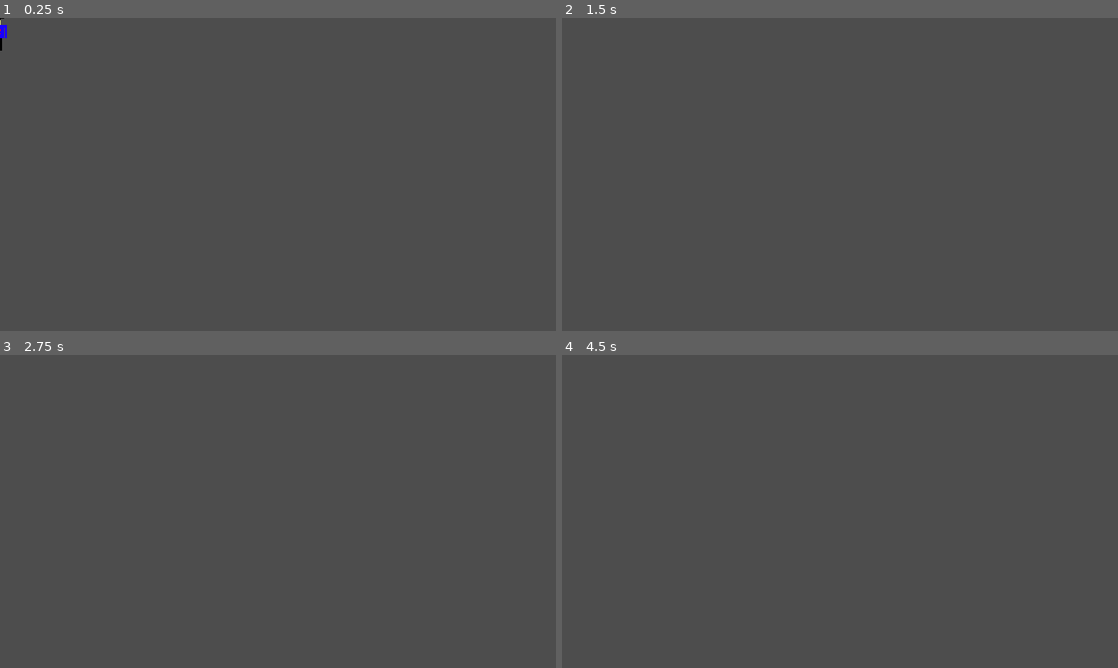
Above: before the commit, frames 1-4 (two rows, left to right).
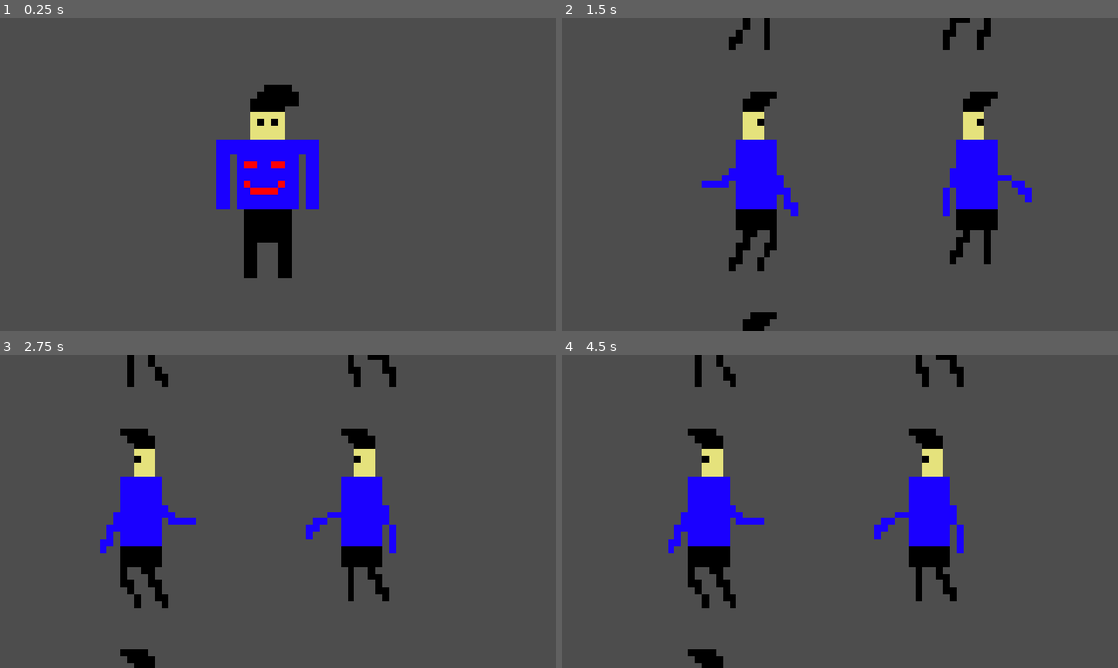
Above: after the commit, the same moments.

Repository: TheAbdullahSaleem/First-project-
Game: Godot game, scene res://scenes/player/character_body_2d.tscn
The game is run twice, just before and just after one commit, with the same random seed, the same clock (stepped at 60 frames per second) and the same inputs.
Inputs (mouse positions are in pixels of both pictures, inside the frame that each line leads up to):
- Up to frame 1 (0.25 s): no input
- Up to frame 2 (1.5 s): move the mouse to (962, 158) at 0.52 s; press the mouse at (962, 158) at 0.53 s; hold D (right) from 0.53 s (still down); tap W (up) at 0.77, 1.07 s; tap E (Interact) at 0.8, 1.35 s; move the mouse to (728, 190) at 1.27 s; release the mouse at (728, 190) at 1.28 s
- Up to frame 3 (2.75 s): tap W (up) at 1.52, 1.55, 1.82, 2.1 s; tap Enter at 2 s; move the mouse to (333, 442) at 2.02 s; release D (right) at 2.03 s; press the mouse at (333, 442) at 2.03 s; hold A (left) from 2.03 s (still down)
- Up to frame 4 (4.5 s): move the mouse to (812, 574) at 2.77 s; release A (left) at 2.78 s; release the mouse at (812, 574) at 2.78 s; hold D (right) 2.78-4.28 s; click (812, 574) at 2.85 s; tap W (up) at 3.02, 3.32, 3.77, 3.8, 4.07 s; tap E (Interact) at 3.05 s; move the mouse to (1006, 558) at 3.52 s; hold E (Interact) 3.53-4.28 s; tap Space at 4.25 s; move the mouse to (673, 464) at 4.27 s; hold A (left) from 4.28 s (still down); click (673, 464) at 4.35 s

The runs differ from the first frame. In frame 1, 6.4% of the frame differs, in the area x 0-58%, y 0-84%; in frame 2, 8.0%; in frame 3, 8.0%; in frame 4, 8.0%, in the area x 19-73%, y 0-100%.

Commit message:
plis fix character

Diff:
--- a/scenes/player/character_body_2d.tscn
+++ b/scenes/player/character_body_2d.tscn
@@ -1,25 +1,65 @@
 [gd_scene format=3 uid="uid://dgh7exavoppb7"]
 
 [ext_resource type="Script" uid="uid://bddsjghddr825" path="res://scripts/Player/character_body_2d.gd" id="1_s25n1"]
-[ext_resource type="Texture2D" uid="uid://da7nieh5p8dbo" path="res://assets/sprites/Player/New Piskel (4).png" id="2_s25n1"]
 [ext_resource type="Script" uid="uid://cbf8nloywouer" path="res://scripts/Player/interaction_zone.gd" id="3_lxlh8"]
+[ext_resource type="Texture2D" uid="uid://da7nieh5p8dbo" path="res://assets/sprites/Player/New Piskel (4).png" id="4_stand"]
+[ext_resource type="Texture2D" uid="uid://bocooaxlb7o2f" path="res://assets/sprites/Player/left animation.png" id="5_left"]
+[ext_resource type="Texture2D" uid="uid://dwi71x15mj0fv" path="res://assets/sprites/Player/right animation.png" id="6_right"]
 
-[sub_resource type="CircleShape2D" id="CircleShape2D_y1q5r"]
-radius = 28.01785
+[sub_resource type="SpriteFrames" id="SpriteFrames_player"]
+animations = [{
+"frames": [{
+"duration": 1.0,
+"texture": ExtResource("5_left")
+}],
+"loop": 1,
+"name": &"left",
+"speed": 8.0
+}, {
+"frames": [{
+"duration": 1.0,
+"texture": ExtResource("6_right")
+}],
+"loop": 1,
+"name": &"right",
+"speed": 8.0
+}, {
+"frames": [{
+"duration": 1.0,
+"texture": ExtResource("4_stand")
+}],
+"loop": 1,
+"name": &"stand",
+"speed": 5.0
+}]
+
+[sub_resource type="RectangleShape2D" id="RectangleShape2D_body"]
+size = Vector2(20, 28)
+
+[sub_resource type="CircleShape2D" id="CircleShape2D_interact"]
+radius = 28.0
 
 [node name="CharacterBody2D" type="CharacterBody2D" unique_id=630034284]
 script = ExtResource("1_s25n1")
 
-[node name="Sprite2D" type="Sprite2D" parent="." unique_id=2024610886]
-scale = Vector2(0.08007812, 0.08300783)
-texture = ExtResource("2_s25n1")
+[node name="AnimatedSprite2D" type="AnimatedSprite2D" parent="." unique_id=2024610886]
+scale = Vector2(0.2, 0.2)
+sprite_frames = SubResource("SpriteFrames_player")
+animation = &"stand"
+autoplay = "stand"
 
-[node name="CollisionPolygon2D" type="CollisionPolygon2D" parent="." unique_id=1592935575]
-polygon = PackedVector2Array(-23, -13, -23, 13, -18, 13, -18, -8, -15, -8, -15, 13, -13, 14, -13, 40, -8, 40, -8, 26, 1, 26, 1, 40, 5, 40, 5, 13, 8, 13, 8, -8, 10, -9, 11, 13, 15, 13, 15, -13, 3, -13, 3, -26, 8, -26, 8, -32, 5, -32, 6, -34, -5, -34, -5, -32, -8, -32, -8, -29, -10, -29, -10, -14)
+[node name="CollisionShape2D" type="CollisionShape2D" parent="." unique_id=1592935575]
+position = Vector2(0, 4)
+shape = SubResource("RectangleShape2D_body")
+
+[node name="Camera2D" type="Camera2D" parent="." unique_id=1143062197]
+zoom = Vector2(2.23, 2.23)
+position_smoothing_enabled = true
+position_smoothing_speed = 10.0
 
 [node name="Area2D" type="Area2D" parent="." unique_id=44242876]
 script = ExtResource("3_lxlh8")
 
 [node name="CollisionShape2D" type="CollisionShape2D" parent="Area2D" unique_id=360432931]
-position = Vector2(-4, 13)
-shape = SubResource("CircleShape2D_y1q5r")
+position = Vector2(0, 8)
+shape = SubResource("CircleShape2D_interact")
--- a/scenes/world/World.tscn
+++ b/scenes/world/World.tscn
@@ -46,7 +46,7 @@
 position = Vector2(41, -23)
 scale = Vector2(0.58, 0.58)
 
-[node name="Camera2D" type="Camera2D" parent="CharacterBody2D" unique_id=598941493]
+[node name="Camera2D2" type="Camera2D" parent="CharacterBody2D" unique_id=598941493]
 zoom = Vector2(3, 3)
 limit_left = -180
 limit_top = -250
--- a/scripts/Player/character_body_2d.gd
+++ b/scripts/Player/character_body_2d.gd
@@ -1,9 +1,10 @@
 extends CharacterBody2D
-var i_eat = "True"
+
 var interactable_in_range = null
 
 const SPEED = 300.0
-const JUMP_VELOCITY = -400.0
+
+@onready var anim = $AnimatedSprite2D
 
 func _ready() -> void:
 	if not $Area2D.area_entered.is_connected(_on_area_2d_area_entered):
@@ -12,36 +13,32 @@
 		$Area2D.area_exited.connect(_on_area_2d_area_exited)
 
 func _physics_process(delta: float) -> void:
-	velocity += get_gravity() * delta
+	var direction := Input.get_axis("left", "right")
 
-	# Handle jump.
-	if Input.is_action_just_pressed("up") and is_on_floor():
-		velocity.y = JUMP_VELOCITY
-
-	# Get the input direction and handle the movement/deceleration.
-	# As good practice, you should replace UI actions with custom gameplay actions.
-	var direction := Input.get_axis("left", "right")
 	if direction:
 		velocity.x = direction * SPEED
 	else:
 		velocity.x = move_toward(velocity.x, 0, SPEED)
 
 	move_and_slide()
+	_update_animation(direction)
 
+func _update_animation(direction: float) -> void:
+	if direction > 0:
+		anim.play("right")
+	elif direction < 0:
+		anim.play("left")
+	else:
+		anim.play("stand")
 
 func _on_area_2d_area_entered(area: Area2D) -> void:
-	# check if area is interactable
 	if area is Interactable:
-		# if there was alredy an interabtable area in range hide its prompt
 		if interactable_in_range != null:
 			interactable_in_range.hide_prompt()
-
-		 # show prompt of new interactable area
 		interactable_in_range = area as Interactable
 		interactable_in_range.show_prompt()
 
 func _on_area_2d_area_exited(area: Area2D) -> void:
-	# if area that exited was the latest one in range, then hide its prompt
 	if area == interactable_in_range:
 		interactable_in_range.hide_prompt()
 		interactable_in_range = null
@@ -52,11 +49,7 @@
 
 # Check for inputs
 func _input(event: InputEvent) -> void:
-	# If E is pressed, trigger interact function of interactable area
-
 	if event.is_action_pressed("Interact") and interactable_in_range != null:
-		interactable_in_range.interact()  # null reference error
-
-	# If attack key is pressed, then call the attack function
+		interactable_in_range.interact()
 	if event.is_action_pressed("Attack"):
-		attack();
+		attack()
